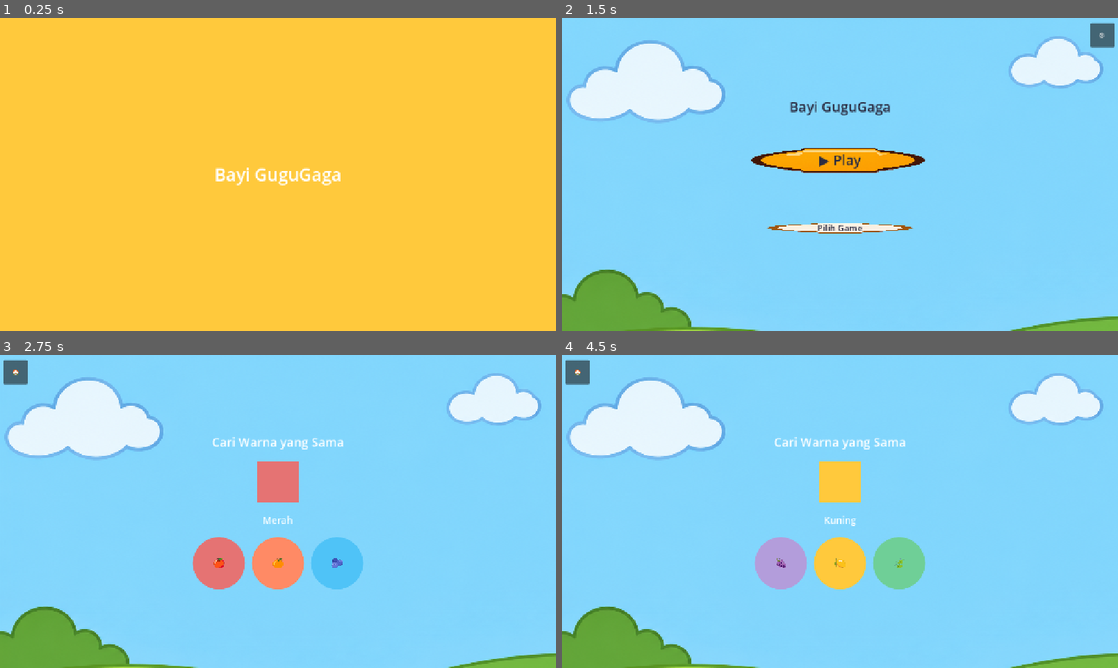
Above: before the commit, frames 1-4 (two rows, left to right).
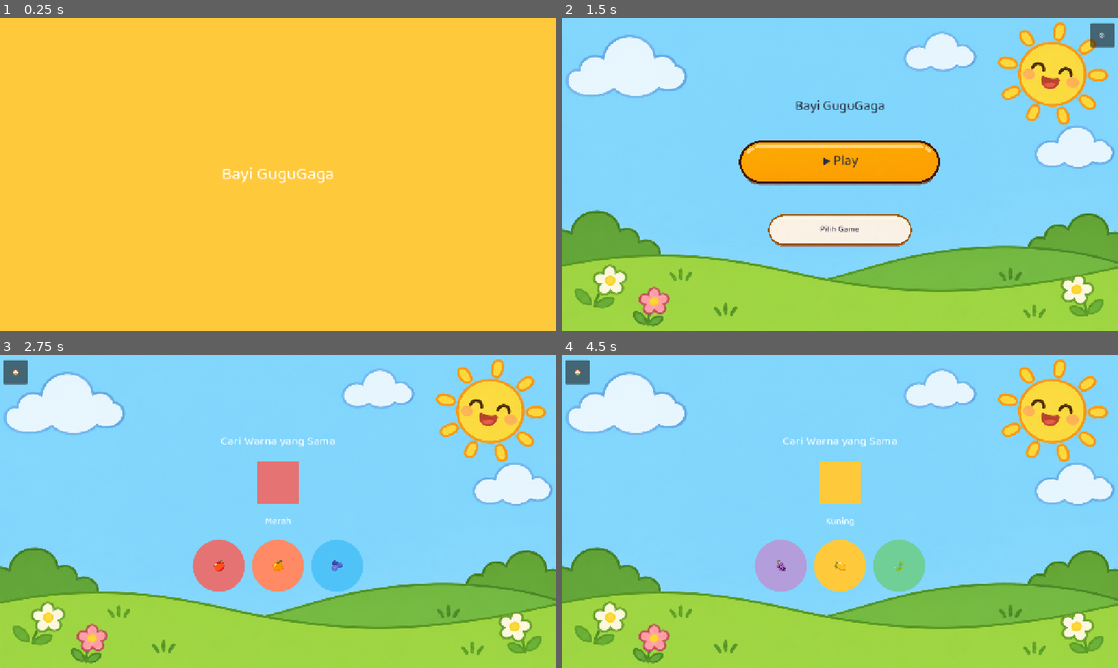
Above: after the commit, the same moments.

Repository: ptnusavisionmedia/game-balita
Game: Godot game, scene res://scenes/Splash.tscn
The game is run twice, just before and just after one commit, with the same random seed, the same clock (stepped at 60 frames per second) and the same inputs.
Inputs:
- Up to frame 1 (0.25 s): no input
- Up to frame 2 (1.5 s): tap Enter at 0.5 s
- Up to frame 3 (2.75 s): click "▶ Play" at 2 s
- Up to frame 4 (4.5 s): click "🍎" at 2.75 s; click "🍇" at 3.5 s; click "🍃" at 4.25 s

The runs differ from the first frame. In frame 1, 0.6% of the frame differs, in the area x 38-62%, y 47-54%; in frame 2, 42%, in the area x 0-100%, y 1-100%; in frame 3, 37%; in frame 4, 37%.

Commit message:
fix: tombol gepeng/lipatan + background terpotong + font default
Button StyleBoxTexture: hapus texture_margin_* yang salah hitung
(stretch utuh tanpa 9-slice sekarang aman karena custom_minimum_size
tombol disamakan rasio 3:1 dengan gambar sumber). GameBackground:
tambah expand_mode=EXPAND_IGNORE_SIZE (tanpa ini TextureRect melapor
ukuran minimum = ukuran asli gambar, bikin cuma bagian kiri-atas yang
kelihatan, bukan di-scale nutup layar).

Tambah font Baloo 2 (Google Fonts, SIL OFL) ke core/assets/fonts/,
dipasang jadi font default seluruh app lewat project.godot
[gui] theme/custom_font — rencana yang sudah ada di UI_UX_DESIGN.md
sejak awal tapi file-nya baru benar-benar diunduh sekarang.

Headless-verified, belum dikonfirmasi user secara visual.

Co-Authored-By: Claude Sonnet 5 <noreply@anthropic.com>

Diff:
--- a/core/scripts/game_background.gd
+++ b/core/scripts/game_background.gd
@@ -27,6 +27,13 @@
 	texture_rect.texture = BACKGROUND_TEXTURE
 	texture_rect.anchor_right = 1.0
 	texture_rect.anchor_bottom = 1.0
+	# expand_mode = IGNORE_SIZE WAJIB di sini — tanpa ini, TextureRect
+	# melapor "minimum size"-nya = ukuran asli gambar (1672x941), jadi
+	# yang kelihatan cuma bagian kiri-atas gambar hampir 1:1 piksel
+	# (kebanyakan langit, rumputnya nyaris hilang di bawah batas layar)
+	# — bukan di-scale buat nutup seluruh layar. Bug ini dilaporkan user
+	# 2026-11-22 ("bg tidak full dipakai"). Lihat Decisions Log.
+	texture_rect.expand_mode = TextureRect.EXPAND_IGNORE_SIZE
 	texture_rect.stretch_mode = TextureRect.STRETCH_KEEP_ASPECT_COVERED
 	texture_rect.mouse_filter = Control.MOUSE_FILTER_IGNORE
 	add_child(texture_rect)
--- a/project.godot
+++ b/project.godot
@@ -42,6 +42,17 @@
 window/stretch/aspect="expand"
 window/handheld/orientation="landscape"
 
+[gui]
+
+; Font "Baloo 2" (Google Fonts, SIL Open Font License — lihat
+; core/assets/fonts/Baloo2-OFL.txt) dipasang jadi font default SELURUH
+; app lewat 1 baris ini — bukan di-set manual per Label/Button. Ini
+; yang sudah direncanakan dari awal di docs/UI_UX_DESIGN.md ("Tipografi:
+; Baloo 2") tapi file-nya baru benar-benar diunduh & dipasang 2026-11-22
+; (sebelumnya cuma rencana, semua teks masih pakai font default Godot
+; yang terasa polos/tidak sesuai gaya game anak — dilaporkan user).
+theme/custom_font="res://core/assets/fonts/Baloo2.ttf"
+
 [autoload]
 
 ProgressRepository="*res://core/scripts/progress_repository.gd"
--- a/scenes/home.gd
+++ b/scenes/home.gd
@@ -52,7 +52,7 @@
 
 	var choose_button := Button.new()
 	choose_button.text = "Pilih Game"
-	choose_button.custom_minimum_size = Vector2(340, 113)
+	choose_button.custom_minimum_size = Vector2(342, 114)  # rasio 3:1, sama persis gambar sumber
 	choose_button.size_flags_horizontal = Control.SIZE_SHRINK_CENTER
 	choose_button.add_theme_font_size_override("font_size", 20)
 	choose_button.add_theme_color_override("font_color", AppColors.INK)
@@ -89,22 +89,16 @@
 ## Godot (`Button.text`) di atasnya, BUKAN ter-bake di gambar, supaya 1
 ## gambar bisa dipakai ulang untuk teks apa pun & ukuran berapa pun
 ## (lihat docs/STYLE_GUIDE_ILUSTRASI.md 5.7b).
+##
+## Update 2026-11-22 (fix bug): percobaan pertama pakai `texture_margin_*`
+## (9-slice) dengan angka dikira-kira — hasilnya tombol gepeng oval +
+## ada "lipatan" kelihatan (salah hitung margin vs ukuran tombol,
+## dilaporkan user). Diganti jadi stretch utuh TANPA margin sama sekali
+## — aman selama `custom_minimum_size` tombol dibuat SAMA RASIO dengan
+## gambar sumber (2172x724 = rasio 3:1), jadi ikut di-set di pemanggil.
 func _apply_texture_button_style(button: Button, texture_path: String) -> void:
 	var style := StyleBoxTexture.new()
 	style.texture = load(texture_path)
-	# Gambar sumber 2172x724 (rasio 3:1). `texture_margin_*` dalam piksel
-	# TEKSTUR ASLI (bukan ukuran tombol di layar) — kalau diset sebesar
-	# radius ujung kapsul yang sesungguhnya (~362px), 2x margin itu lebih
-	# lebar dari tombol kita sendiri (480px) dan malah bikin error/
-	# overlap. Dipilih angka lebih kecil yang aman (tidak melebihi
-	# separuh lebar tombol) — ujung kapsul MUNGKIN sedikit kurang bulat
-	# sempurna dibanding aslinya, ini trade-off yang disengaja. Kalau
-	# kelihatan kepotong/gepeng pas dites, kecilkan lagi angka ini atau
-	# perbesar `custom_minimum_size` tombolnya.
-	style.texture_margin_left = 150
-	style.texture_margin_right = 150
-	style.texture_margin_top = 40
-	style.texture_margin_bottom = 40
 	for state in ["normal", "hover", "pressed", "focus"]:
 		button.add_theme_stylebox_override(state, style)
 
Not shown, added: core/assets/fonts/Baloo2-OFL.txt
Binary file added: core/assets/fonts/Baloo2.ttf
Not shown, added: core/assets/fonts/Baloo2.ttf.import
Not shown, changed: obsidian-vault/Decisions Log.md
